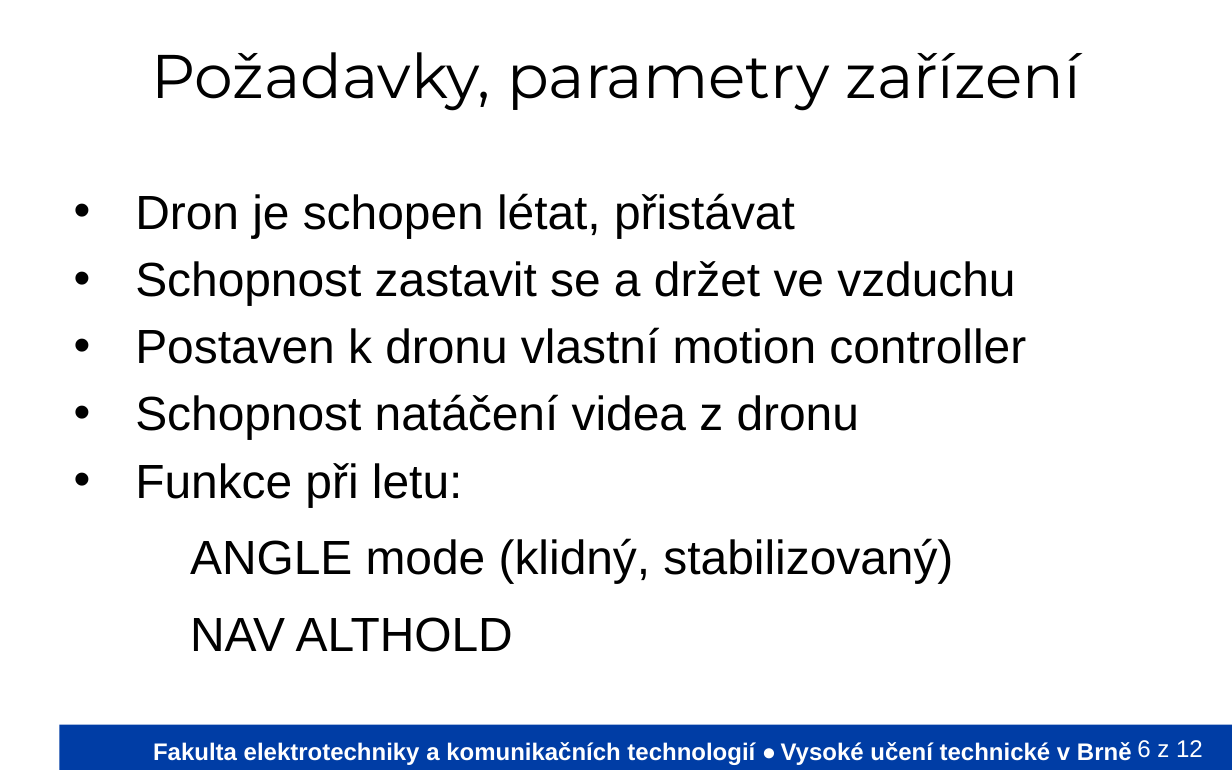
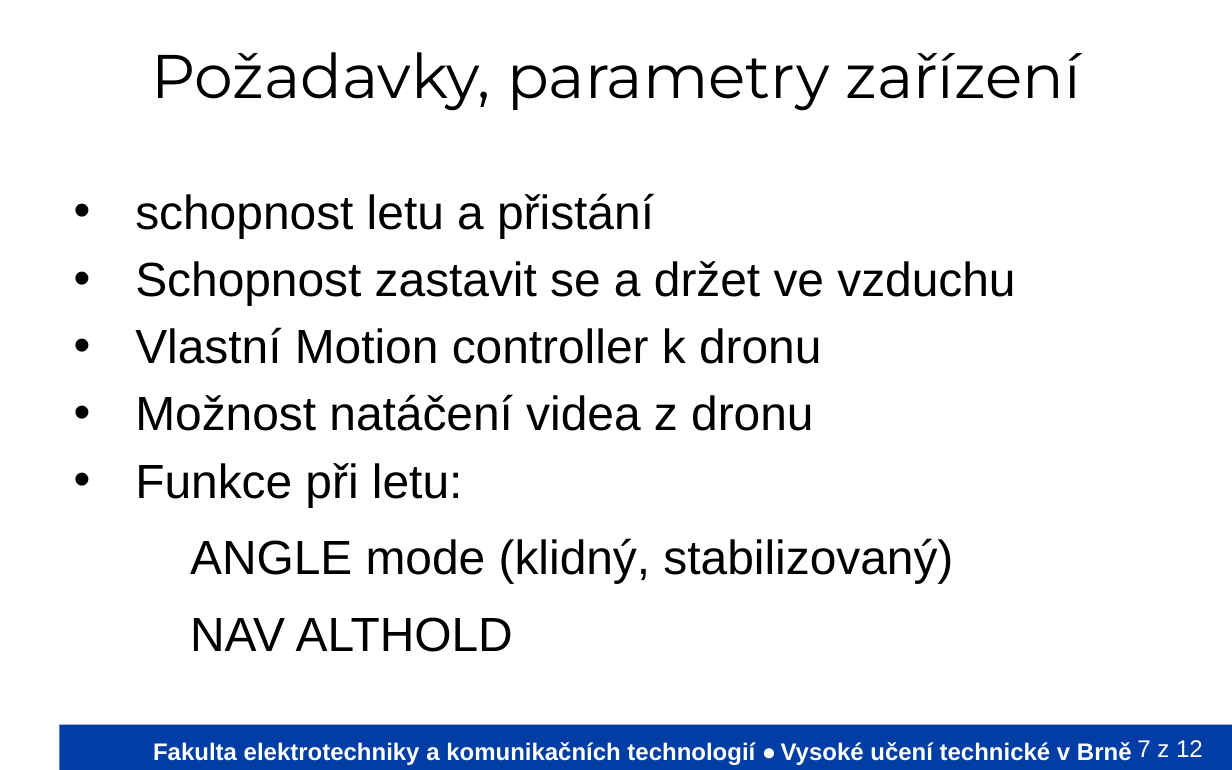
Before and after one commit to Mi-Tom/micro-controlers, a slide deck: slide 7 of PrezentaceVUT/VyvojovyDiagramVUT.odp (slide 6 before the commit). Drawn at 1232x770 pixels with LibreOffice and Linux fonts; fonts in the diff are those of the drawing; background and template pictures are left out. Boxes give left, top, right and bottom in pixels: in the first picture for what was removed or moved away, otherwise in the second. Text is boxed around its words. In the diff, an @@ line names an element or a change of style, - is before the commit and + after.

```diff
--- a/PrezentaceVUT/VyvojovyDiagramVUT.odp
+++ b/PrezentaceVUT/VyvojovyDiagramVUT.odp
@@ text at (135,193,654,238): text changed @@
-• Dron je schopen létat, přistávat
+• schopnost letu a přistání
@@ text at (135,327,821,431): text changed @@
-• Postaven k dronu vlastní motion controller
-• Schopnost natáčení videa z dronu
+• Vlastní Motion controller k dronu
+• Možnost natáčení videa z dronu
@@ page number at (1137,740,1203,757): text changed @@
-6 z 12
+7 z 12
```
Also in this commit, not shown: 3 other slides changed, 1 slide added, 1 other file.
